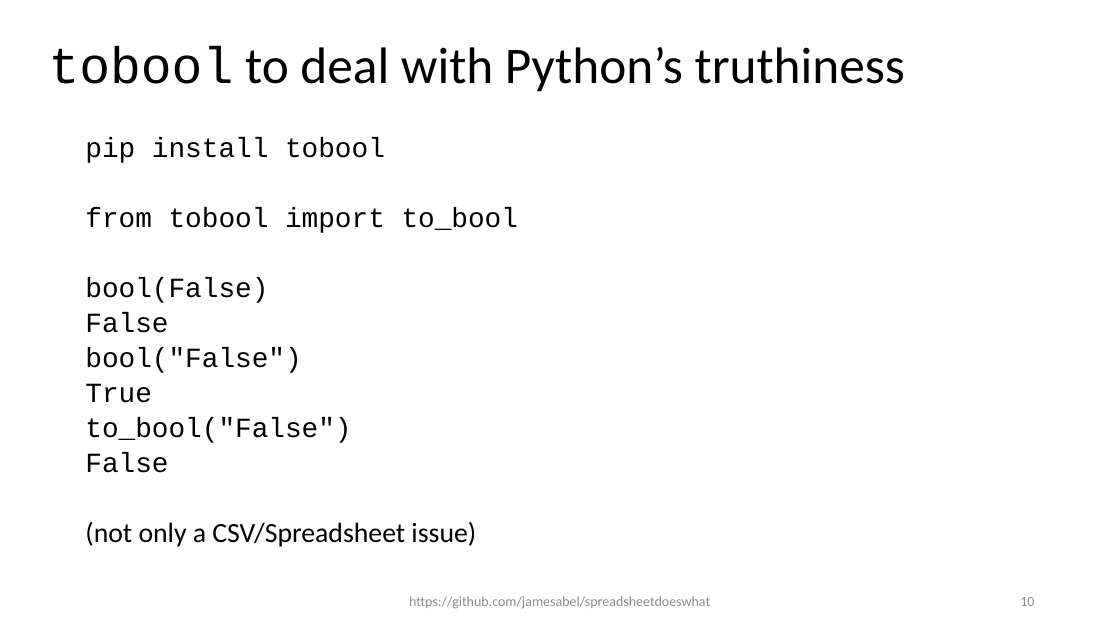
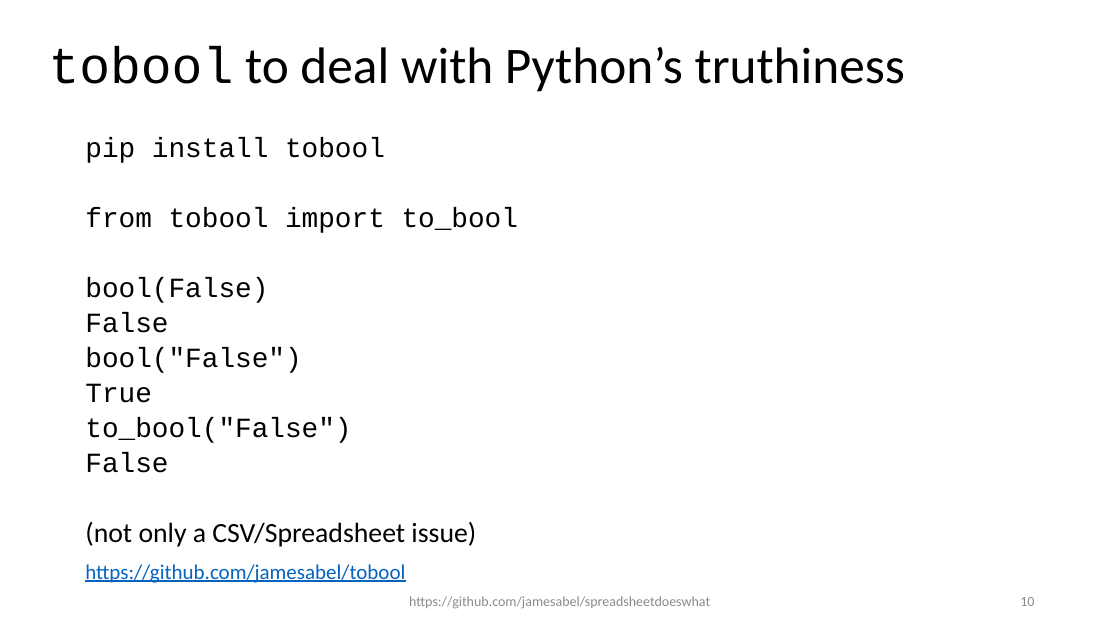
Before and after one commit to jamesabel/spreadsheetdoeswhat, a slide deck: slide 10 of SF Python SpreadsheetDoesWhat.pptx. Drawn at 1120x630 pixels with LibreOffice and Linux fonts; fonts in the diff are those of the drawing. Boxes give left, top, right and bottom in pixels: in the first picture for what was removed or moved away, otherwise in the second. Text is boxed around its words. In the diff, an @@ line names an element or a change of style, - is before the commit and + after.

```diff
--- a/SF Python SpreadsheetDoesWhat.pptx
+++ b/SF Python SpreadsheetDoesWhat.pptx
@@ text added at box(85, 564, 405, 583), 18 pt, text #0563C1, underline @@
+https://github.com/jamesabel/tobool
```
Also in this commit, not shown: 2 other slides changed, 2 other files.
